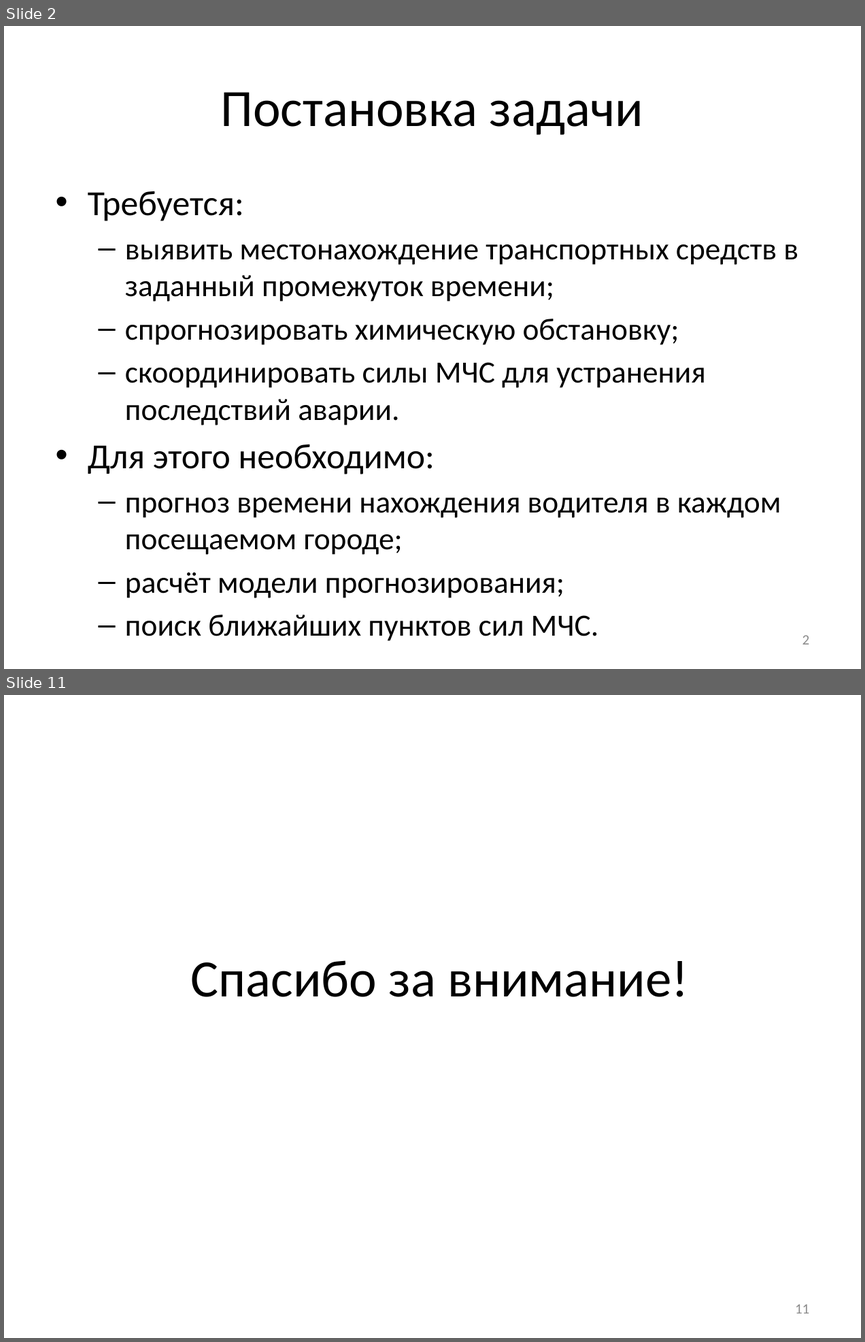
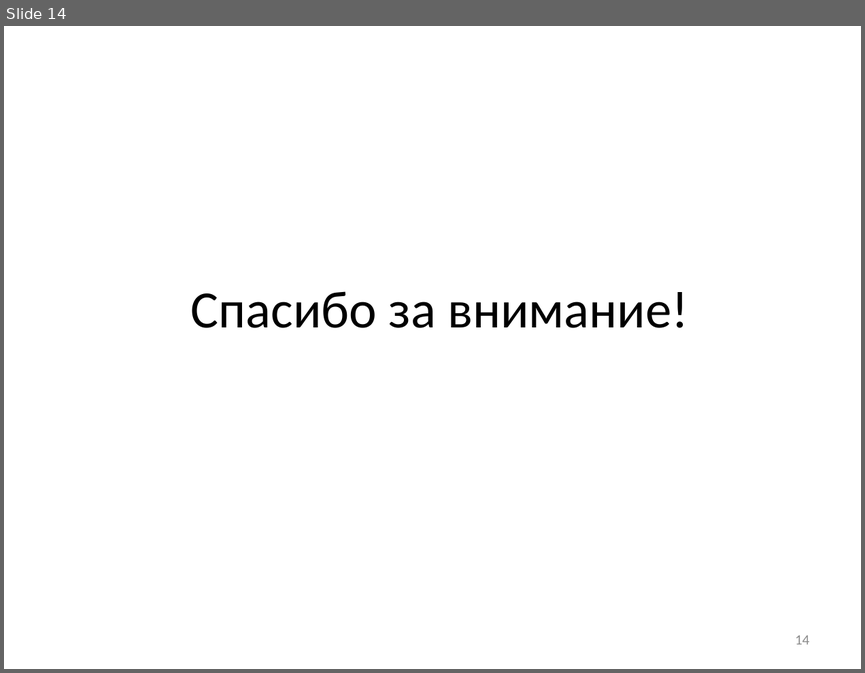
Before and after one commit to SanSanch5/BachelorDiplom, a slide deck: РПЗ/Презентация.pptx. Shown one above the other, each under a label of ours: slides 2 and 11 before the commit, slide 14 after it; the slides between them are not shown. The pictures are 865x1342 and 865x673 pixels, drawn with LibreOffice and Linux fonts; fonts in the diff are those of the drawing. Boxes give left, top, right and bottom in pixels: in the first picture for what was removed or moved away, otherwise in the second. Text is boxed around its words. In the diff, an @@ line names an element or a change of style, - is before the commit and + after.

Commit message:
Добавлен модуль исследования зависимости времени расчёта от количества потоков. Отредактировано РПЗ

```diff
--- a/РПЗ/Презентация.pptx
+++ b/РПЗ/Презентация.pptx
@@ slide 2 removed at <box>4,26,861,669</box>, background #FFFFFF @@
@@ title removed at <box>221,92,644,135</box> @@
-Постановка задачи
@@ text removed at <box>88,191,798,641</box> @@
-• Требуется:
-  – выявить местонахождение транспортных средств в заданный промежуток времени;
-  – спрогнозировать химическую обстановку;
-  – скоординировать силы МЧС для устранения последствий аварии.
-• Для этого необходимо:
-  – прогноз времени нахождения водителя в каждом посещаемом городе;
-  – расчёт модели прогнозирования;
-  – поиск ближайших пунктов сил МЧС.
@@ page number removed at <box>802,635,810,644</box> @@
-2
@@ what was slide 11 is now slide 14 @@
@@ page number at <box>795,635,809,644</box>: text changed @@
-11
+14
```
Also in this commit, not shown: 3 slides changed, 10 slides added, 6 other slides removed, 23 other files.
